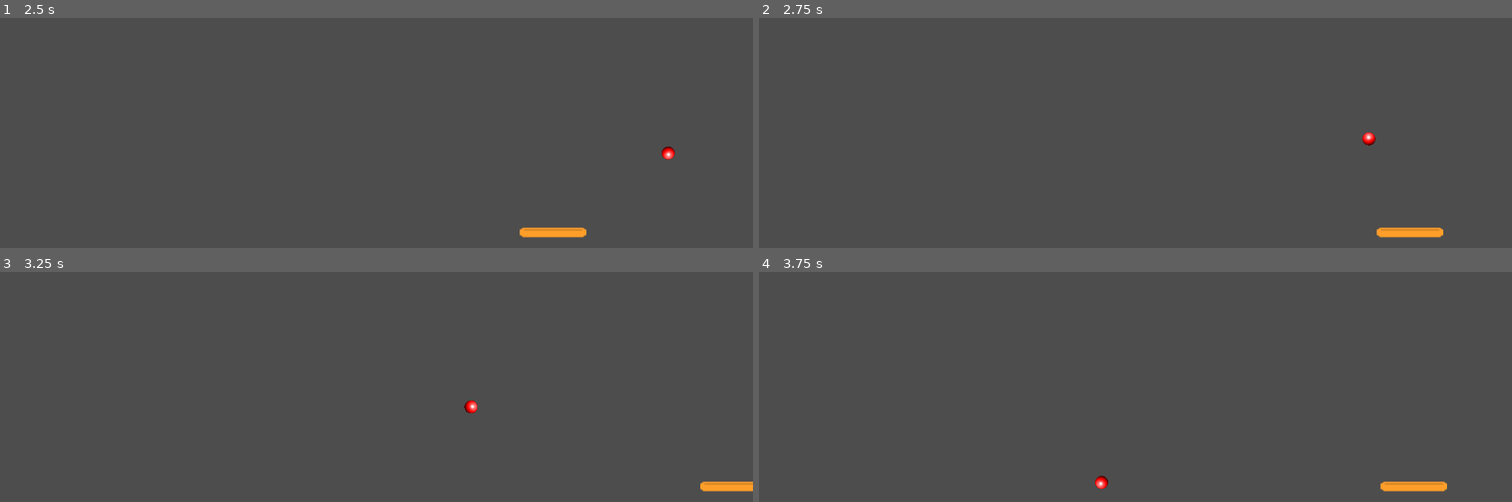
Above: before the commit, frames 1-4 (two rows, left to right).
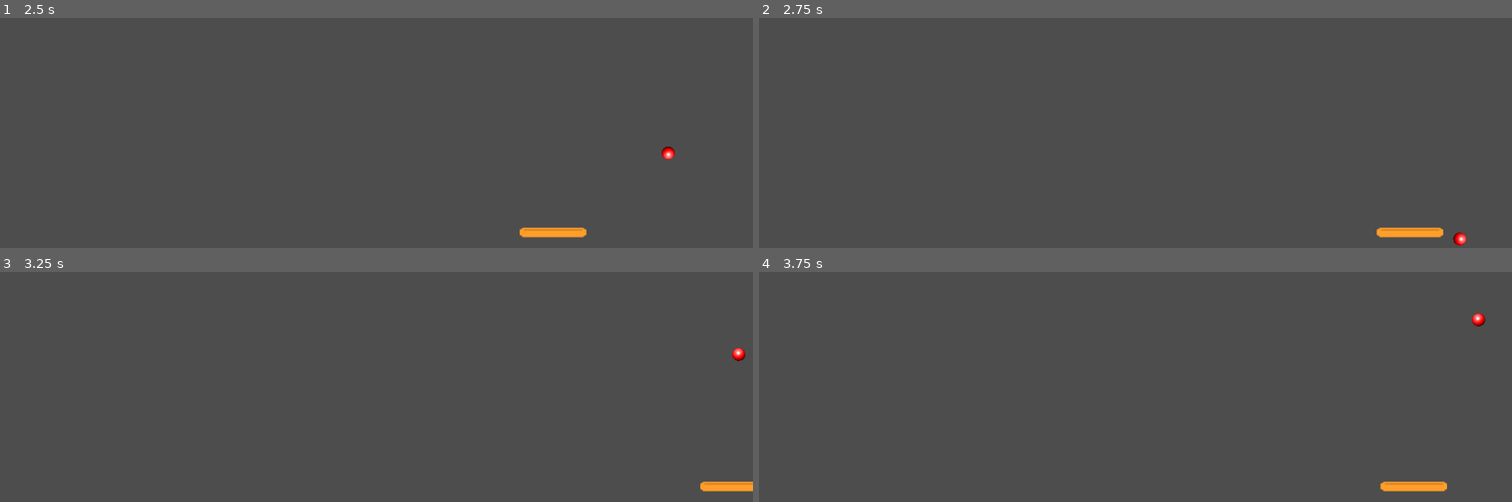
Above: after the commit, the same moments.

Repository: Archaoss/OneLastBrick
Game: Godot game, scene res://main.tscn
Two runs of this game, one before a commit and one after it. Both use one fixed random seed, a clock stepped at 60 frames per second and the inputs below.
Inputs:
- Up to frame 1 (2.5 s): hold D (move_right) 0.53-1.28 s; hold A (move_left) 1.28-2.03 s; hold D (move_right) from 2.03 s (still down)
- Up to frame 2 (2.75 s): keep holding D (move_right)
- Up to frame 3 (3.25 s): keep holding D (move_right)
- Up to frame 4 (3.75 s): release D (move_right) at 3.53 s; hold A (move_left) from 3.53 s (still down)

Frame 1 is identical in both runs. In frame 2, 0.2% of the frame differs, in the area x 80-94%, y 49-100%; in frame 3, 0.2%; in frame 4, 0.2%, in the area x 44-97%, y 17-95%.

Commit message:
fiddling

Diff:
--- a/src/scenes/walls.tscn
+++ b/src/scenes/walls.tscn
@@ -9,7 +9,6 @@
 [node name="Walls" type="StaticBody2D"]
 physics_material_override = SubResource("PhysicsMaterial_24pvo")
 script = ExtResource("1_ida5c")
-corner_offset = 200
 
 [node name="Dummy" type="CollisionShape2D" parent="."]
 shape = SubResource("WorldBoundaryShape2D_sv8yh")
--- a/src/scripts/walls.gd
+++ b/src/scripts/walls.gd
@@ -1,7 +1,8 @@
 extends StaticBody2D
 
+
 @onready var viewport_rect := get_viewport_rect()
-@export var corner_offset := 10 # px
+@export var corner_offset := 20 # px
 
 
 func _ready():
